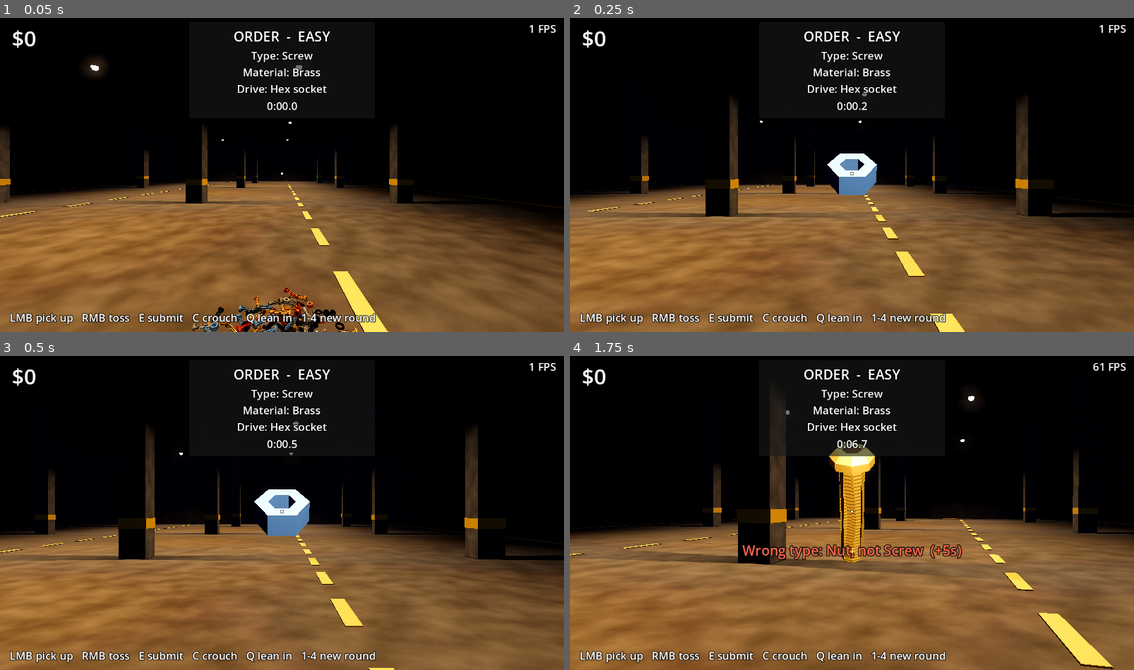
Above: before the commit, frames 1-4 (two rows, left to right).
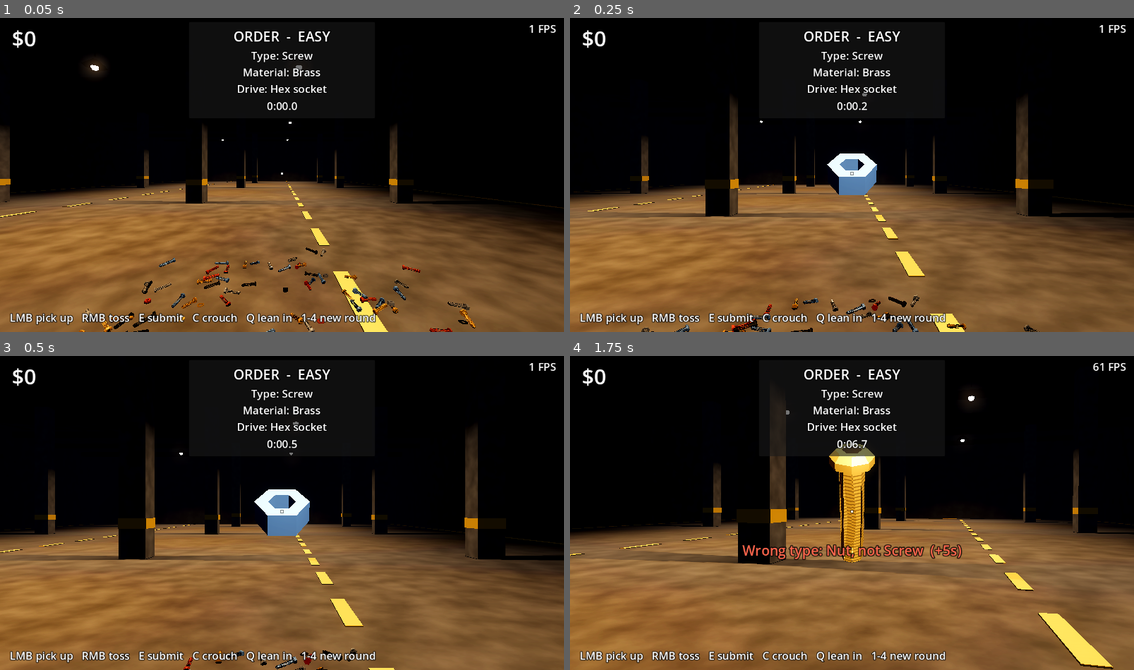
Above: after the commit, the same moments.

Repository: nithinyanna10/nuts_bolts
Game: Godot game, scene res://tests/round_flow_test.tscn
The game is run twice, just before and just after one commit, with the same random seed, the same clock (stepped at 60 frames per second) and the same inputs. This scene is started directly instead of the project's main scene.
Inputs (mouse positions are in pixels of both pictures, inside the frame that each line leads up to):
- Up to frame 1 (0.05 s): no input
- Up to frame 2 (0.25 s): no input
- Up to frame 3 (0.5 s): no input
- Up to frame 4 (1.75 s): move the mouse to (880, 509) at 0.52 s; hold W (move_forward) from 0.53 s (still down); right-click (880, 509) at 0.6 s; tap Space (jump) at 0.77, 1.52 s; move the mouse to (823, 513) at 1.27 s; tap C (crouch) at 1.35 s; right-click (823, 513) at 1.55 s

The runs differ from the first frame. In frame 1, 2.6% of the frame differs, in the area x 14-85%, y 73-100%; in frame 2, 0.7%; in frame 3, 0.3%; in frame 4, nothing differs.

Commit message:
Review fixes: validate before loading, loading overlay ignores mouse, bounds-reject and bad-index tests, corrected report numbers

Diff:
--- a/scenes/ui/hud.tscn
+++ b/scenes/ui/hud.tscn
@@ -143,6 +143,7 @@
 
 [node name="Loading" type="ColorRect" parent="."]
 visible = false
+mouse_filter = 2
 anchors_preset = 15
 anchor_right = 1.0
 anchor_bottom = 1.0
--- a/scripts/collection/round_manager.gd
+++ b/scripts/collection/round_manager.gd
@@ -39,6 +39,14 @@
 func start_round(difficulty_index: int) -> void:
 	if _loading:
 		return
+	# Validate first: once _loading is set only the end of this coroutine clears it.
+	if difficulty_index < 0 or difficulty_index >= difficulty_files.size():
+		push_error("RoundManager: no difficulty %d" % difficulty_index)
+		return
+	var cfg := load(difficulty_files[difficulty_index]) as DifficultyConfig
+	if cfg == null or cfg.pile_count > pile_anchors.size():
+		push_error("RoundManager: bad difficulty config or too few pile anchors for %s" % difficulty_files[difficulty_index])
+		return
 	_loading = true
 	_running = false
 	EventBus.loading_changed.emit(true) # listeners drop references to the old piles
@@ -46,7 +54,7 @@
 	for pile in piles:
 		pile.queue_free()
 	piles.clear()
-	_config = load(difficulty_files[difficulty_index])
+	_config = cfg
 	data = ChallengeGenerator.new(_config).generate(_rng)
 	await get_tree().process_frame
 	for k in _config.pile_count:
--- a/tests/round_flow_test.gd
+++ b/tests/round_flow_test.gd
@@ -61,6 +61,33 @@
 	if hits < 100:
 		_fail("test rays barely hit anything")
 
+	# 1b. Bounding-sphere reject: after many tosses (objects stacked in the ring beyond the pile), rays must give
+	# exactly the same answer with the reject disabled.
+	for i in 300:
+		var tj: int = rng.randi() % pile.object_count()
+		if pile.is_active(tj):
+			pile.remove_object(tj)
+			pile.restore_object(tj, pile.plan_landing(tj, rng))
+	var culled_mismatch: int = 0
+	var saved_radius: float = pile._bound_radius
+	for r in 300:
+		var center: Vector3 = pile.global_position + Vector3(rng.randf_range(-1.0, 1.0), rng.randf_range(0.0, 0.8), rng.randf_range(-1.0, 1.0)) * (pile.layout.radius + 1.5)
+		var origin: Vector3 = center + Vector3(rng.randf_range(-1.0, 1.0), rng.randf_range(0.8, 2.0), rng.randf_range(-1.0, 1.0))
+		var dir: Vector3 = (center - origin).normalized()
+		var with_reject: int = pile.pick_ray(origin, dir, 4.0)
+		pile._bound_radius = 1e9
+		var without: int = pile.pick_ray(origin, dir, 4.0)
+		pile._bound_radius = saved_radius
+		if with_reject != without:
+			culled_mismatch += 1
+	print("bounds reject: %d/300 rays differ from the unculled picker" % culled_mismatch)
+	if culled_mismatch > 0:
+		_fail("bounding reject changed pick results")
+	# Loading guards: bad requests must not wedge the round manager.
+	rm.start_round(99)
+	if rm._loading:
+		_fail("a bad difficulty index left the round manager loading")
+
 	# 2. Wrong submit: pick a non-target, submit it, expect penalty message and the object back in the pile.
 	player.global_position = pile.global_position + Vector3(0, 0.1, 2.0)
 	var wrong_j: int = (target_j + 1) % pile.object_count()
Not shown, changed: REPORT.md
